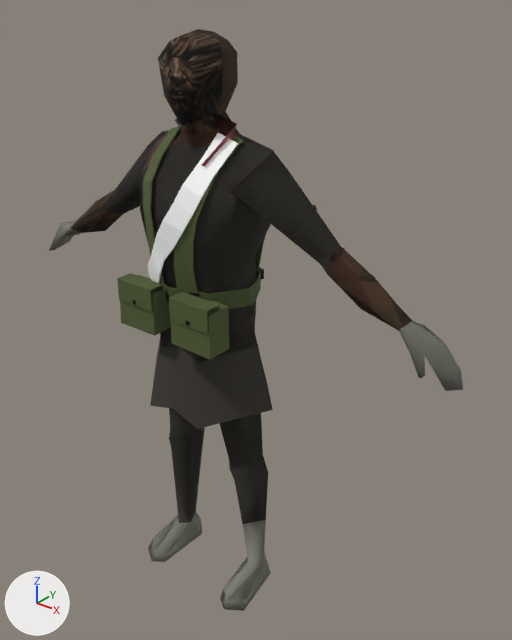
Before and after pictures for a commit that changed the glTF model assets/zombies/characters/zed_cult.glb.
Both versions are drawn from a 50 mm camera at (1.277, -1.384, 1.83) aimed at (0.094, 0.095, 0.913). The lights are fixed; the arrows at lower left show +X, +Y and +Z. The first picture is the older version. Where no turn or scale is listed for an object, it has been applied to the vertices. Vertices at exactly the same position are counted once.

In view in the first picture: 'grunt_torso', 'grunt_uparm_l', 'us_grunt_joined', 'web_bandolier', 'web_belt', 'web_clip_b_l', 'web_clip_f_l', 'web_flap_l', 'web_flap_r', 'web_pouch_l', 'web_pouch_r', 'web_snap_l', 'web_snap_r', 'web_susp_l', 'web_susp_r' and 5 more.
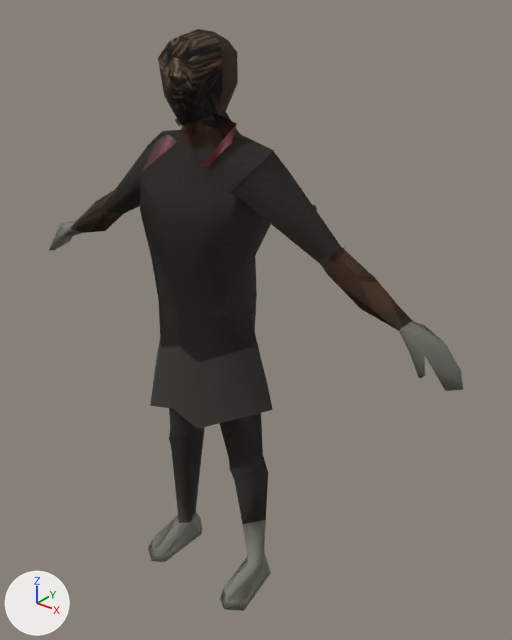
Patch to the scene script:
```diff
--- a/assets/zombies/characters/zed_cult.glb.py
+++ b/assets/zombies/characters/zed_cult.glb.py
@@ me_humanoidbase_notoverlapping_002 @@
 me_humanoidbase_notoverlapping_002.from_pydata(...)  # 258 vertices, 450 faces; spans x -0.77..0.77, y -0.19..0.16, z 0.0..1.71
 # used by ob_us_grunt_joined; location = (0.0, 0.012, 0.0)
-me_humanoidbase_notoverlapping_002.vertices[131].co = (0.0, 0.16, 0.74)
-me_humanoidbase_notoverlapping_002.vertices[132].co = (0.1, 0.13, 0.67)  # pixel (267, 383)
-me_humanoidbase_notoverlapping_002.vertices[133].co = (0.24, -0.02, 0.71)  # pixel (272, 409)
-me_humanoidbase_notoverlapping_002.vertices[134].co = (0.1, -0.19, 0.67)  # pixel (197, 428)
-me_humanoidbase_notoverlapping_002.vertices[135].co = (-0.01, -0.18, 0.7)  # pixel (172, 408)
-me_humanoidbase_notoverlapping_002.vertices[136].co = (-0.1, -0.19, 0.67)  # pixel (150, 405)
-me_humanoidbase_notoverlapping_002.vertices[137].co = (-0.24, -0.02, 0.71)  # pixel (156, 359)
-me_humanoidbase_notoverlapping_002.vertices[138].co = (-0.1, 0.13, 0.67)
+# me_humanoidbase_notoverlapping_002 part 1
+me_humanoidbase_notoverlapping_002.vertices[131].co = (-0.1, 0.13, 0.67)
+me_humanoidbase_notoverlapping_002.vertices[132].co = (0.0, 0.16, 0.74)
+me_humanoidbase_notoverlapping_002.vertices[133].co = (0.1, 0.13, 0.67)  # pixel (267, 383)
+me_humanoidbase_notoverlapping_002.vertices[134].co = (0.24, -0.02, 0.71)  # pixel (272, 409)
+me_humanoidbase_notoverlapping_002.vertices[135].co = (0.1, -0.19, 0.67)  # pixel (197, 428)
+me_humanoidbase_notoverlapping_002.vertices[136].co = (-0.01, -0.18, 0.7)  # pixel (172, 408)
+me_humanoidbase_notoverlapping_002.vertices[137].co = (-0.1, -0.19, 0.67)  # pixel (150, 405)
+me_humanoidbase_notoverlapping_002.vertices[138].co = (-0.24, -0.02, 0.71)  # pixel (156, 359)
 me_humanoidbase_notoverlapping_002.materials.append(mat_zed_cult_cloth_001)
@@ ob_web_bandolier @@
-ob_web_bandolier = bpy.data.objects.new('web_bandolier', me_web_bandolier_001)
-ob_web_bandolier.location = (0.0, 0.012, 0.0)
@@ ob_web_belt @@
-ob_web_belt = bpy.data.objects.new('web_belt', me_web_belt_001)
-ob_web_belt.location = (0.0, 0.012, 0.0)
@@ ob_web_clip_b_l @@
-ob_web_clip_b_l = bpy.data.objects.new('web_clip_b_l', me_web_clip_b_l_001)
-ob_web_clip_b_l.location = (0.0, 0.012, 0.0)
@@ ob_web_clip_f_l @@
-ob_web_clip_f_l = bpy.data.objects.new('web_clip_f_l', me_web_clip_f_l_001)
-ob_web_clip_f_l.location = (0.0, 0.012, 0.0)
@@ ob_web_flap_l @@
-ob_web_flap_l = bpy.data.objects.new('web_flap_l', me_web_flap_l_002)
-ob_web_flap_l.location = (0.0, 0.012, 0.0)
@@ ob_web_flap_r @@
-ob_web_flap_r = bpy.data.objects.new('web_flap_r', me_web_flap_r_002)
-ob_web_flap_r.location = (0.0, 0.012, 0.0)
@@ ob_web_pouch_l @@
-ob_web_pouch_l = bpy.data.objects.new('web_pouch_l', me_web_pouch_l_002)
-ob_web_pouch_l.location = (0.0, 0.012, 0.0)
@@ ob_web_pouch_r @@
-ob_web_pouch_r = bpy.data.objects.new('web_pouch_r', me_web_pouch_r_002)
-ob_web_pouch_r.location = (0.0, 0.012, 0.0)
@@ ob_web_snap_l @@
-ob_web_snap_l = bpy.data.objects.new('web_snap_l', me_web_snap_l_001)
-ob_web_snap_l.location = (0.0, 0.012, 0.0)
@@ ob_web_snap_r @@
-ob_web_snap_r = bpy.data.objects.new('web_snap_r', me_web_snap_r_001)
-ob_web_snap_r.location = (0.0, 0.012, 0.0)
@@ ob_web_susp_l @@
-ob_web_susp_l = bpy.data.objects.new('web_susp_l', me_web_susp_l_001)
-ob_web_susp_l.location = (0.0, 0.012, 0.0)
@@ ob_web_susp_r @@
-ob_web_susp_r = bpy.data.objects.new('web_susp_r', me_web_susp_r_001)
-ob_web_susp_r.location = (0.0, 0.012, 0.0)
```

Pixel boxes [x1, y1, x2, y2] of what changed, in the pictures (512 x 640 px; the box of a moved part takes in the faces that stretch with it):
'web_bandolier', deleted
    before: [147, 133, 238, 283]
'web_pouch_l', deleted (green)
    before: [171, 300, 229, 360]
'web_susp_l', deleted
    before: [174, 135, 266, 294]
'web_pouch_r', deleted (green)
    before: [120, 275, 171, 336]
'web_flap_l', deleted (green)
    before: [169, 292, 220, 334]
'web_susp_r', deleted (green)
    before: [143, 126, 182, 285]
'web_flap_r', deleted (green)
    before: [117, 273, 162, 312]
'web_belt', deleted (green)
    before: [160, 270, 261, 309]
'web_clip_b_l', deleted
    before: [259, 267, 264, 279]
'web_clip_f_l', deleted
    before: [188, 293, 200, 298]
'web_snap_l', deleted
    before: [186, 321, 190, 326]
'web_snap_r', deleted
    before: [132, 300, 136, 304]
part 1 of me_humanoidbase_notoverlapping_002, moved or reshaped
    both: [150, 340, 273, 429]
